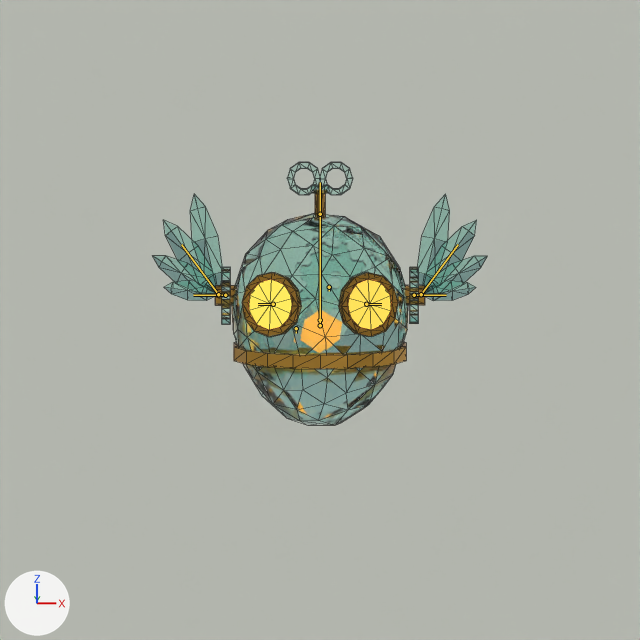
An edit to the Blender file blender/robot.blend, drawn before and after from the same camera.
Rendered twice from the file's camera 'RobotCamera'. Lighting does not change. The marker at lower left points along +X, +Y and +Z. The first picture is the older version. The bones that bend it are drawn over the model as lines. Mesh edges are drawn as thin lines.

Names of what the first picture shows: 'Robot', 'RobotGround'.
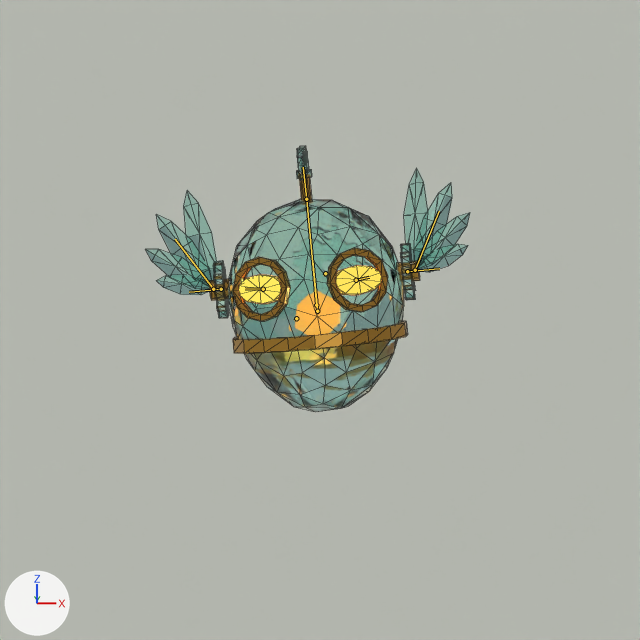
The newer file adds an action. The first version stands in its rest pose; the second is drawn at frame 20 of the action 'RobotCarry'.

What differs and where, as boxes [x1, y1, x2, y2] in the pictures (640 x 640 px):
'Robot', posed: before [153, 162, 487, 425]; after [145, 146, 470, 412]
bone 'body', root to tip: before (320, 320) to (320, 214); after (316, 305) to (306, 199)
bone 'core', root to tip: before (320, 325) to (320, 283); after (317, 311) to (312, 260)
bone 'eye.L', root to tip: before (366, 304) to (381, 304); after (356, 280) to (369, 277)
bone 'eye.R', root to tip: before (273, 304) to (258, 304); after (263, 289) to (245, 288)
bone 'hub.L', root to tip: before (414, 295) to (446, 295); after (407, 271) to (439, 268)
bone 'hub.R', root to tip: before (225, 295) to (193, 295); after (221, 289) to (189, 292)
bone 'gear.A', root to tip: before (296, 328) to (296, 333); after (296, 318) to (294, 320)
bone 'gear.B', root to tip: before (329, 287) to (329, 291); after (325, 273) to (323, 275)
bone 'key', root to tip: before (320, 214) to (320, 182); after (306, 199) to (303, 167)
bone 'wing.L', root to tip: before (421, 294) to (458, 244); after (415, 270) to (439, 211)
bone 'wing.R', root to tip: before (218, 294) to (181, 244); after (213, 289) to (175, 239)

Diff of the bpy script that builds the scene:
```diff
--- a/blender/robot.blend.py
+++ b/blender/robot.blend.py
@@ bone_body @@
 bone_body = bpy.data.objects['RobotRig'].pose.bones['body']  # child of 'root'
-bone_body.location = (0.0, 0.0, 0.0)
-bone_body.rotation_quaternion = (1.0, 0.0, 0.0, 0.0)  # degrees (0, 0, 0)
+bone_body.location = (-0.006, 0.028, 0.0)
+bone_body.rotation_quaternion = (0.998, -0.037, -0.033, 0.05)  # degrees (-4, -4, 6)
@@ bone_core @@
 bone_core = bpy.data.objects['RobotRig'].pose.bones['core']  # child of 'body'
-bone_core.scale = (1.0, 1.0, 1.0)
+bone_core.scale = (1.2, 1.2, 1.2)
@@ bone_eye_l @@
 bone_eye_l = bpy.data.objects['RobotRig'].pose.bones['eye.L']  # child of 'body'
-bone_eye_l.scale = (1.0, 1.0, 1.0)
+bone_eye_l.scale = (1.05, 1.05, 0.57)
@@ bone_eye_r @@
 bone_eye_r = bpy.data.objects['RobotRig'].pose.bones['eye.R']  # child of 'body'
-bone_eye_r.scale = (1.0, 1.0, 1.0)
+bone_eye_r.scale = (1.05, 1.05, 0.57)
@@ bone_hub_l @@
 bone_hub_l = bpy.data.objects['RobotRig'].pose.bones['hub.L']  # child of 'body'
-bone_hub_l.rotation_quaternion = (1.0, 0.0, 0.0, 0.0)  # degrees (0, 0, 0)
+bone_hub_l.rotation_quaternion = (0.0, 0.0, 1.0, 0.0)  # degrees (0, 180, 0)
@@ bone_hub_r @@
 bone_hub_r = bpy.data.objects['RobotRig'].pose.bones['hub.R']  # child of 'body'
-bone_hub_r.rotation_quaternion = (1.0, 0.0, 0.0, 0.0)  # degrees (0, 0, 0)
+bone_hub_r.rotation_quaternion = (0.0, 0.0, -1.0, 0.0)  # degrees (0, -180, 0)
@@ bone_gear_a @@
 bone_gear_a = bpy.data.objects['RobotRig'].pose.bones['gear.A']  # child of 'body'
-bone_gear_a.rotation_quaternion = (1.0, 0.0, 0.0, 0.0)  # degrees (0, 0, 0)
+bone_gear_a.rotation_quaternion = (0.0, 0.0, 1.0, 0.0)  # degrees (0, 180, 0)
@@ bone_gear_b @@
 bone_gear_b = bpy.data.objects['RobotRig'].pose.bones['gear.B']  # child of 'body'
-bone_gear_b.rotation_quaternion = (1.0, 0.0, 0.0, 0.0)  # degrees (0, 0, 0)
+bone_gear_b.rotation_quaternion = (0.707, 0.0, 0.707, 0.0)  # degrees (0, 90, 0)
@@ bone_key @@
 bone_key = bpy.data.objects['RobotRig'].pose.bones['key']  # child of 'body'
-bone_key.rotation_quaternion = (1.0, 0.0, 0.0, 0.0)  # degrees (0, 0, 0)
+bone_key.rotation_quaternion = (-0.707, 0.0, -0.707, 0.0)  # degrees (0, 90, 0)
@@ bone_wing_l @@
 bone_wing_l = bpy.data.objects['RobotRig'].pose.bones['wing.L']  # child of 'body'
-bone_wing_l.rotation_quaternion = (1.0, 0.0, 0.0, 0.0)  # degrees (0, 0, 0)
+bone_wing_l.rotation_quaternion = (0.977, 0.081, -0.181, 0.078)  # degrees (8, -21, 8)
@@ bone_wing_r @@
 bone_wing_r = bpy.data.objects['RobotRig'].pose.bones['wing.R']  # child of 'body'
-bone_wing_r.rotation_quaternion = (1.0, 0.0, 0.0, 0.0)  # degrees (0, 0, 0)
+bone_wing_r.rotation_quaternion = (0.983, 0.089, 0.157, -0.03)  # degrees (10, 18, -2)
```
